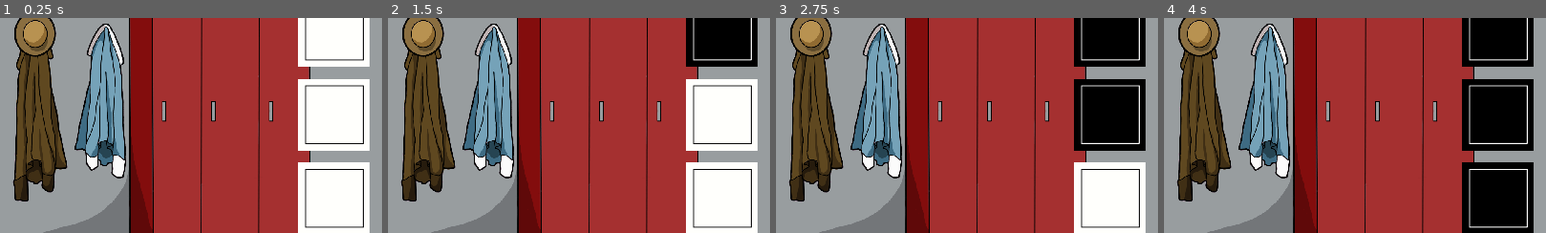
Above: before the commit, frames 1-4 (left to right).
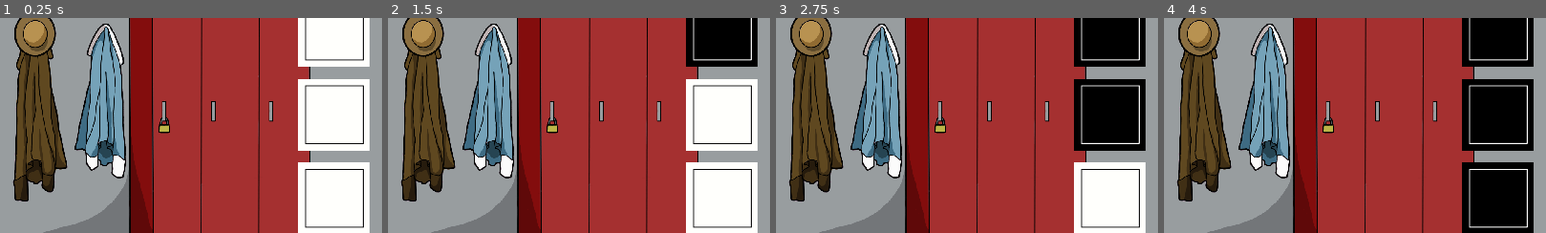
Above: after the commit, the same moments.

Repository: bemain/game-jam-2022w8
Game: Godot game, scene res://World.tscn
Same seed, same stepped clock (60 frames per second), same inputs: the game is played once before the commit and once after it.
Inputs (mouse positions are % of the whole screen's width and height, from its top left):
- Up to frame 1 (0.25 s): no input
- Up to frame 2 (1.5 s): click (94, 11) at 0.5 s; click (94, 31) at 1.25 s
- Up to frame 3 (2.75 s): click (94, 50) at 2 s
- Up to frame 4 (4 s): click (94, 69) at 2.75 s; click (94, 89) at 3.5 s
The pictures show only the part of the screen within x 50-100%, y 28-78%; the shares and areas given below are measured in that part.

The runs differ from the first frame. In frame 1, 0.2% of the frame differs, in the area x 41-45%, y 46-54%; in frame 2, 0.2%; in frame 3, 0.2%; in frame 4, 0.2%.

Commit message:
Compose object Lock1

Diff:
--- /dev/null
+++ b/Rooms/Room1/Lock1.gd
@@ -0,0 +1 @@
+extends GameObject
--- /dev/null
+++ b/Rooms/Room1/Lock1.tscn
@@ -0,0 +1,42 @@
+[gd_scene load_steps=8 format=2]
+
+[ext_resource path="res://Rooms/Room1/Lock1.gd" type="Script" id=1]
+[ext_resource path="res://Prefabs/Objects/FocusOnClick.tscn" type="PackedScene" id=2]
+[ext_resource path="res://Resources/Images/Lock_closed.png" type="Texture" id=3]
+[ext_resource path="res://Resources/Images/Lock_unlocked.png" type="Texture" id=4]
+[ext_resource path="res://Resources/Images/Lock_on_floor.png" type="Texture" id=5]
+
+[sub_resource type="RectangleShape2D" id=1]
+extents = Vector2( 32, 32 )
+
+[sub_resource type="SpriteFrames" id=2]
+animations = [ {
+"frames": [ ExtResource( 5 ) ],
+"loop": true,
+"name": "On Floor",
+"speed": 5.0
+}, {
+"frames": [ ExtResource( 3 ) ],
+"loop": true,
+"name": "Locked",
+"speed": 5.0
+}, {
+"frames": [ ExtResource( 4 ) ],
+"loop": true,
+"name": "Unlocked",
+"speed": 5.0
+} ]
+
+[node name="Lock1" type="Node2D"]
+script = ExtResource( 1 )
+object_name = "Lock1"
+
+[node name="FocusOnClick" parent="." instance=ExtResource( 2 )]
+
+[node name="CollisionShape2D" type="CollisionShape2D" parent="FocusOnClick"]
+shape = SubResource( 1 )
+
+[node name="AnimatedSprite" type="AnimatedSprite" parent="."]
+position = Vector2( 1, 4 )
+frames = SubResource( 2 )
+animation = "Locked"
--- a/Rooms/Room1/Room1.tscn
+++ b/Rooms/Room1/Room1.tscn
@@ -1,12 +1,16 @@
-[gd_scene load_steps=2 format=2]
+[gd_scene load_steps=3 format=2]
 
 [ext_resource path="res://Resources/Images/Wall1.png" type="Texture" id=1]
+[ext_resource path="res://Rooms/Room1/Lock1.tscn" type="PackedScene" id=2]
 
 [node name="Room1" type="Node2D"]
 
 [node name="Wall1" type="Sprite" parent="."]
 texture = ExtResource( 1 )
 centered = false
+
+[node name="Lock1" parent="Wall1" instance=ExtResource( 2 )]
+position = Vector2( 1373, 567 )
 
 [node name="Wall2" type="Sprite" parent="."]
 self_modulate = Color( 0.741176, 0.0823529, 0.0823529, 1 )
